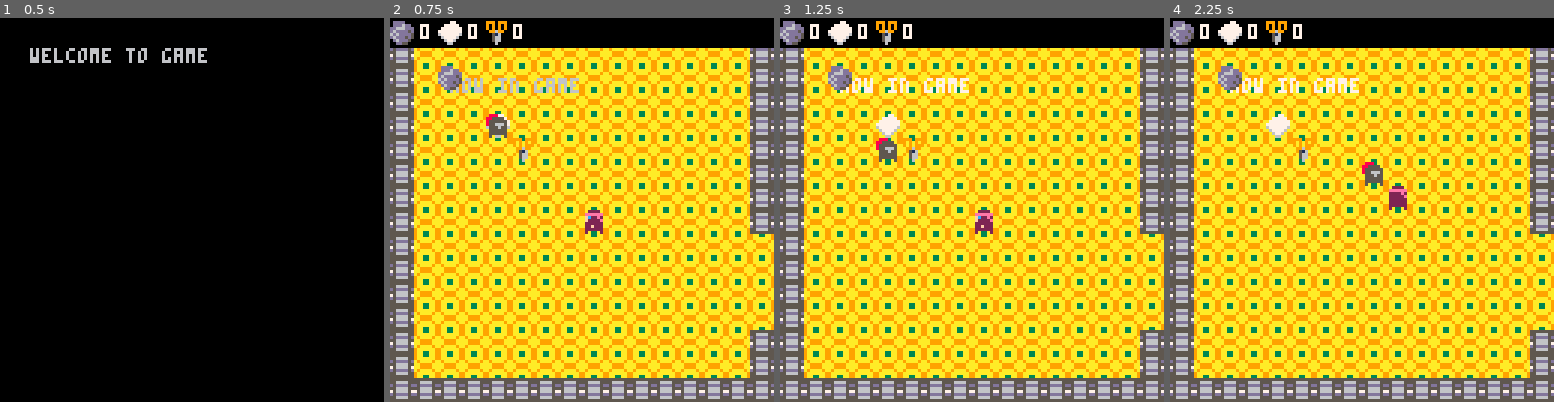
Above: before the commit, frames 1-4 (left to right).
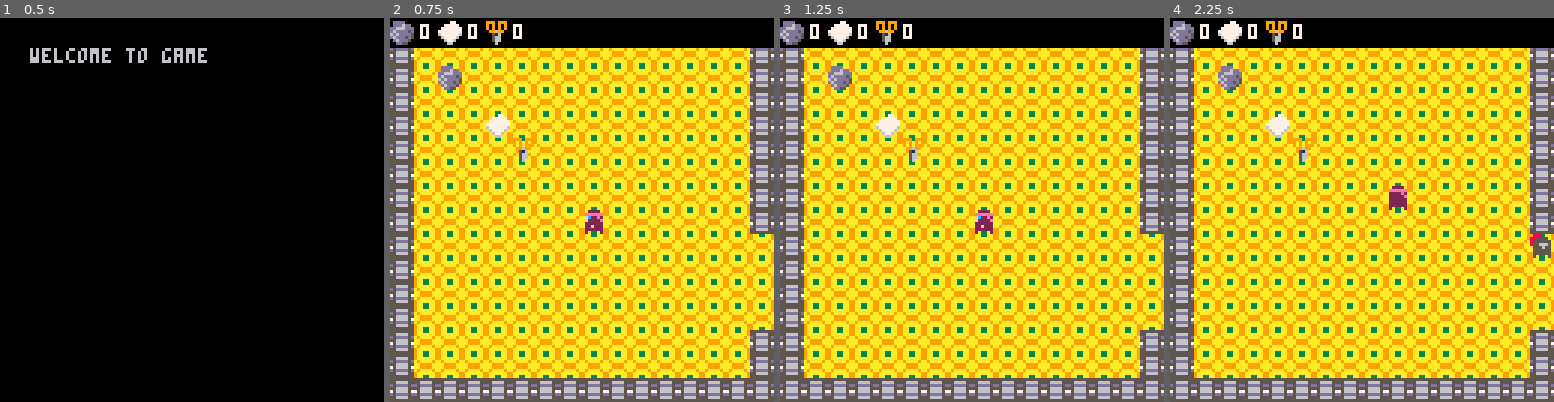
Above: after the commit, the same moments.

Repository: Braxmaster/Gamejam3012
Game: PICO-8 cartridge game.p8
Same seed, same stepped clock (60 frames per second), same inputs: the game is played once before the commit and once after it.
Inputs:
- Up to frame 1 (0.5 s): tap X (X key) at 0.33 s
- Up to frame 2 (0.75 s): tap O (Z key) at 0.7 s
- Up to frame 3 (1.25 s): tap X (X key) at 1.07 s
- Up to frame 4 (2.25 s): hold Right 1.6-2.1 s; tap O (Z key) at 1.7, 2.1 s; tap X (X key) at 1.85 s; hold Up from 2.15 s (still down)

Frame 1 is identical in both runs. In frame 2, 0.8% of the frame differs, in the area x 15-50%, y 15-32%; in frame 3, 0.8%; in frame 4, 1.1%, in the area x 15-100%, y 15-63%.

Commit message:
Handle and generate multiple enemies

Diff:
--- a/game.p8
+++ b/game.p8
@@ -23,6 +23,8 @@
 c_state_game = 1
 
 c_music_game = 00
+
+c_spr_enemy = 003
 
 -- indexes represent directions
 c_player_sprs = {
@@ -64,6 +66,8 @@
 c_scissor_type = 2
 
 
+c_types = {rock_type, sissor_type, paper_type}
+
 c_cam_speed = 8
 
 -- variables
@@ -77,8 +81,6 @@
   scissors = 0,
   current_weapon = c_rock_type
 }
-enemy = {x = 32, y = 32, type = rock_type, spr = 003}
-enemies = {enemy}
 
 -->8
 -- game logic functions --
@@ -92,10 +94,46 @@
   }
 end
 
+-- todo: change numbers if map gets larger
+function random_legal_coords()
+  local map_width = 32
+  local map_height = 32
+  cellx = flr(rnd(map_width))
+  celly = flr(rnd(map_height))
+  while(cell_is_blocked(cellx, celly)) do
+    cellx = flr(rnd(map_width))
+    celly = flr(rnd(map_height))
+  end
+
+  return {
+    x = cellx * 8,
+    y = celly * 8
+  }
+end
+
+function random_type()
+  return c_types[flr(rnd(3))+1]
+end
+
+function new_enemy()
+  coords = random_legal_coords()
+  return {
+    x = coords.x,
+    y = coords.y,
+    type = random_type(),
+    spr = c_spr_enemy
+  }
+end
+
 function _init()
   state = c_state_menu
   current_game = c_game_0
   cam = new_cam()
+
+  enemies = {}
+  for i = 1, 5 do
+    add(enemies, new_enemy())
+  end
 end
 
 function _update()
@@ -192,6 +230,10 @@
 function pixel_is_blocked(x, y)
   cellx = flr(x / 8)
   celly = flr(y / 8)
+  return cell_is_blocked(cellx, celly)
+end
+
+function cell_is_blocked(cellx, celly)
   sprite = mget(cellx, celly)
   return fget(sprite, tile_info.wall_tile)
 end
@@ -277,10 +319,13 @@
   camera(cam.x, cam.y)
   map(0, 0, 0, 0, 128, 128)
 
-  print("now in game", 20, 20)
   draw_player()
   draw_menu()
   draw_items()
+  foreach(enemies, draw_enemy)
+end
+
+function draw_enemy(enemy)
   spr(enemy.spr, enemy.x, enemy.y)
 end
 
